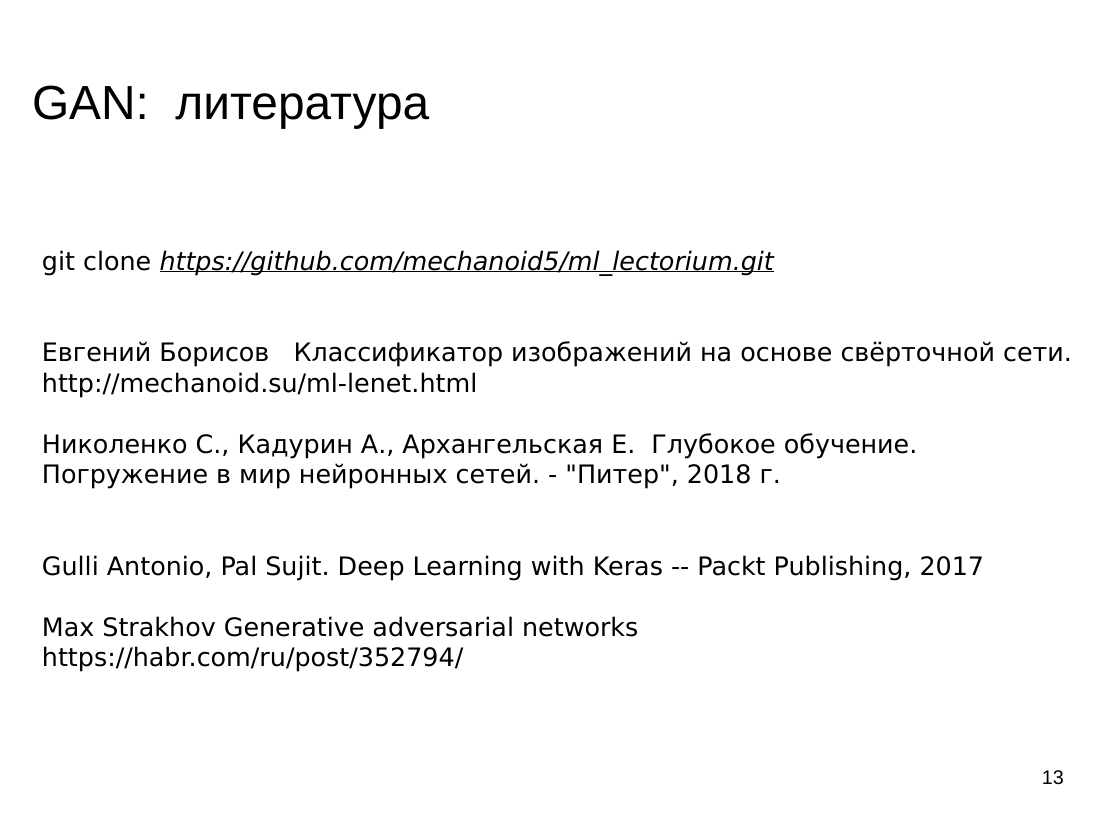
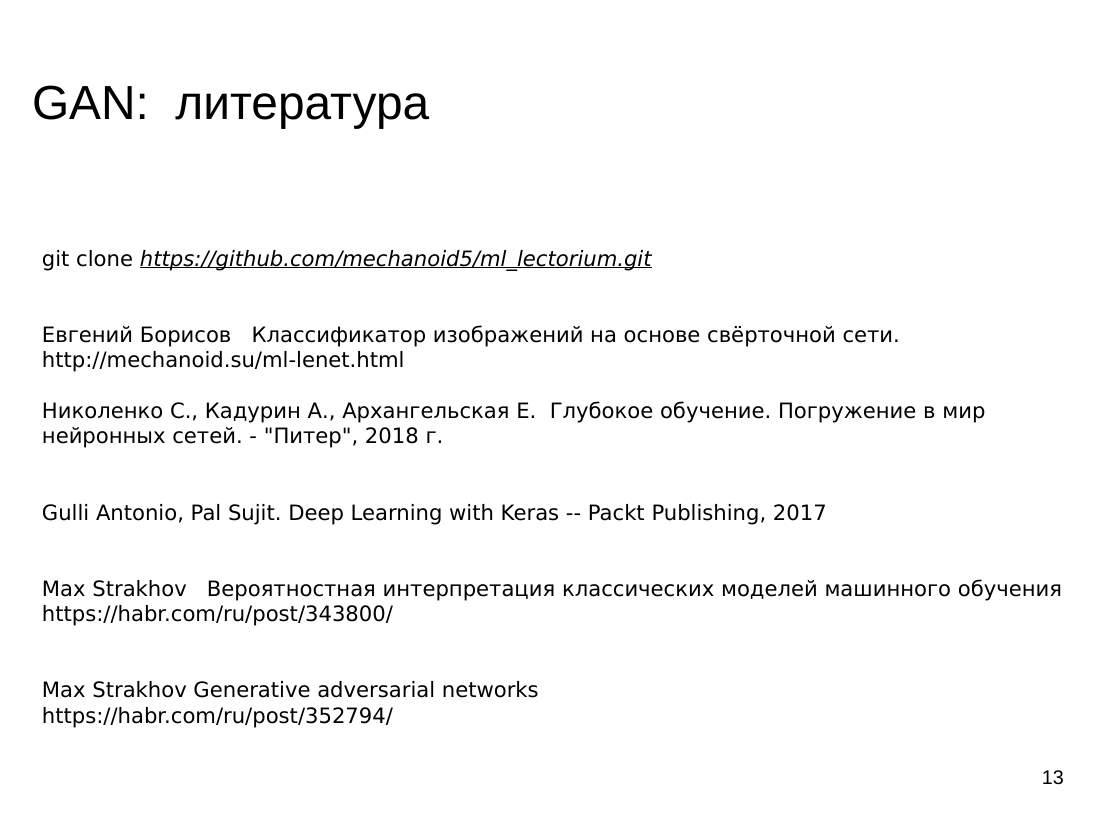
Before and after one commit to mechanoid5/ml_lectorium_legacy, a slide deck: slide 13 of 33-gan.odp. Drawn at 1120x840 pixels with LibreOffice and Linux fonts; fonts in the diff are those of the drawing; background and template pictures are left out. Boxes give left, top, right and bottom in pixels: in the first picture for what was removed or moved away, otherwise in the second. Text is boxed around its words. In the diff, an @@ line names an element or a change of style, - is before the commit and + after.

```diff
--- a/33-gan.odp
+++ b/33-gan.odp
@@ text at box(42, 250, 985, 728): size 18 to 15 pt in "git clone https://github.com/mechanoid5/ml_lectorium.git", "Евгений Борисов Классификатор изображений на основе свёрточн ...", "http://mechanoid.su/ml-lenet.html", "Николенко С., Кадурин А., Архангельская Е. Глубокое ..." and 3 more places @@
@@ text at box(42, 579, 1062, 626): paragraphs added @@
+Max Strakhov Вероятностная интерпретация классических моделей машинного обучения
+https://habr.com/ru/post/343800/
```
Also in this commit, not shown: 1 other slide changed, 20 other files.
